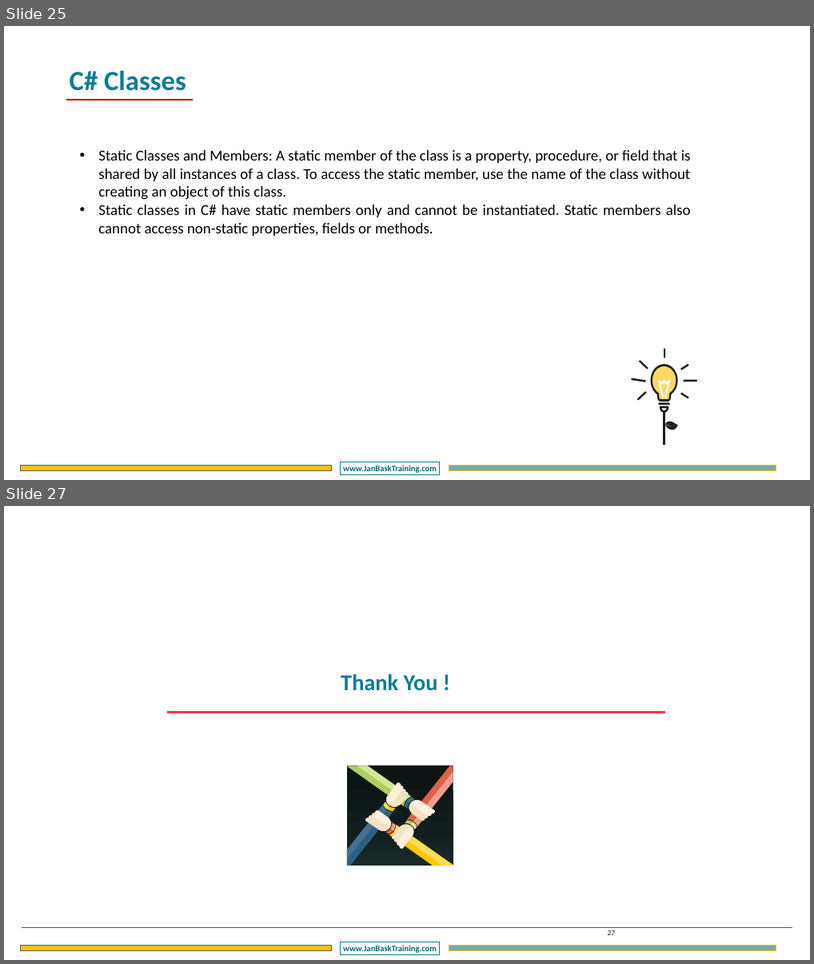
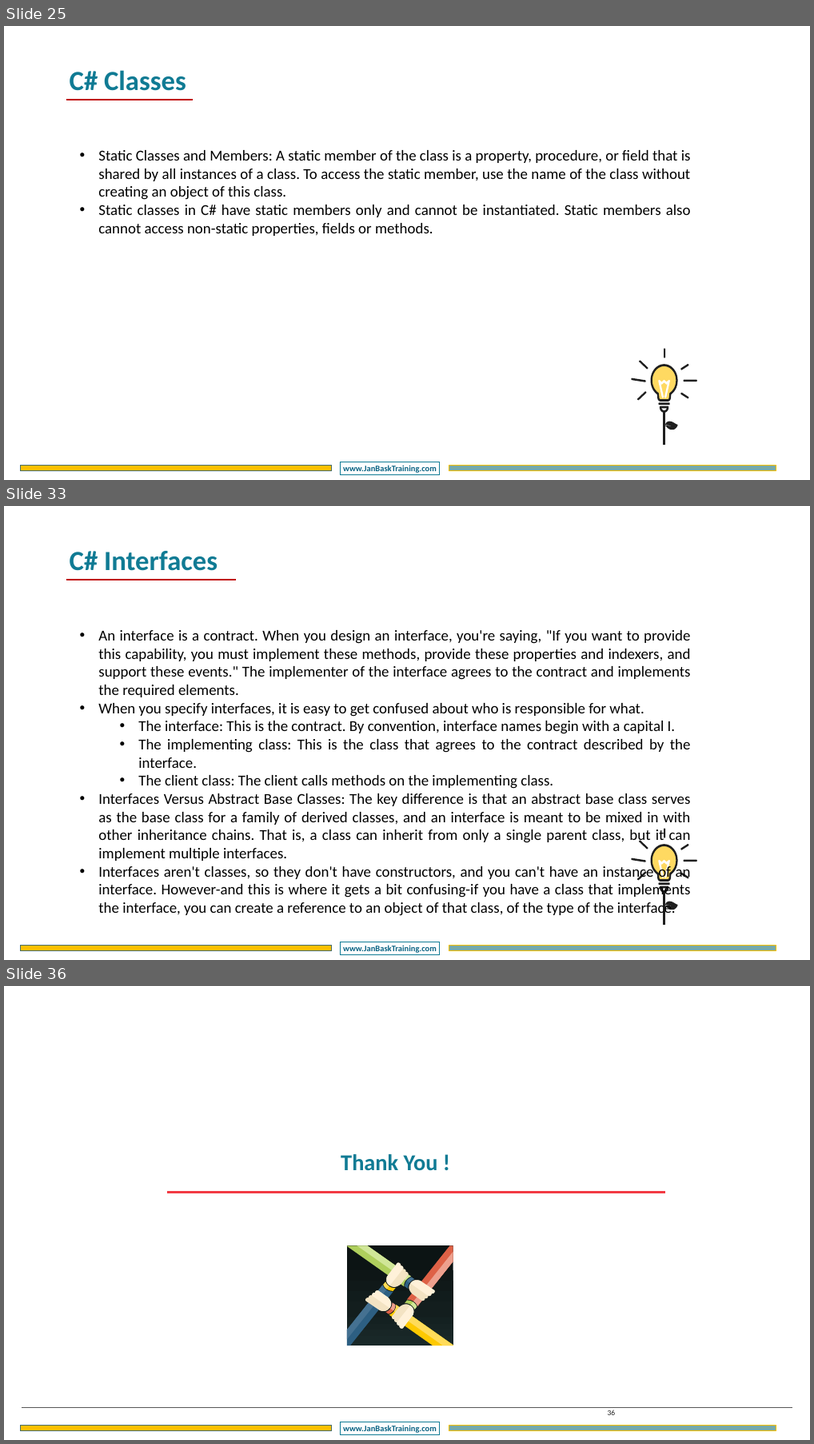
Before and after one commit to DotNetTraining/DotNetEssentials, a slide deck: slides/OOPC/OOPC - Chapter2.pptx. Shown one above the other, each under a label of ours: slides 25 and 27 before the commit, slides 25, 33 and 36 after it; the slides between them are not shown. The pictures are 814x964 and 814x1444 pixels, drawn with LibreOffice and Linux fonts; fonts in the diff are those of the drawing; background and template pictures are left out. Boxes give left, top, right and bottom in pixels: in the first picture for what was removed or moved away, otherwise in the second. Text is boxed around its words. In the diff, an @@ line names an element or a change of style, - is before the commit and + after.

```diff
--- a/slides/OOPC/OOPC - Chapter2.pptx
+++ b/slides/OOPC/OOPC - Chapter2.pptx
@@ slide 33 added at (4,506,810,960), background #FFFFFF; not listed: 3 template elements that a slide beside it also shows @@
@@ text added at (70,551,218,571), 66 pt, text #107B94, bold @@
+C# Interfaces
@@ line added from (66, 580) to (236, 580), #C00000 4.5 pt @@
@@ text added at (98,630,691,917), 36 pt, text #000000 @@
+• An interface is a contract. When you design an interface, you're saying, "If you want to provide this capability, you must implement these methods, provide these properties and indexers, and support these events." The implementer of the interface agrees to the contract and implements the required elements.
+• When you specify interfaces, it is easy to get confused about who is responsible for what.
+  • The interface: This is the contract. By convention, interface names begin with a capital I.
+  • The implementing class: This is the class that agrees to the contract described by the interface.
+  • The client class: The client calls methods on the implementing class.
+• Interfaces Versus Abstract Base Classes: The key difference is that an abstract base class serves as the base class for a family of derived classes, and an interface is meant to be mixed in with other inheritance chains. That is, a class can inherit from only a single parent class, but it can implement multiple interfaces.
+• Interfaces aren't classes, so they don't have constructors, and you can't have an instance of an interface. However-and this is where it gets a bit confusing-if you have a class that implements the interface, you can create a reference to an object of that class, of the type of the interface.
@@ group added at (631,828,698,924): 13 freeform shapes, 1 line @@
@@ what was slide 27 is now slide 36 @@
@@ page number at (608,1409,616,1415): text changed @@
-27
+36
```
Also in this commit, not shown: 1 slide changed, 8 other slides added, 2 other files.
